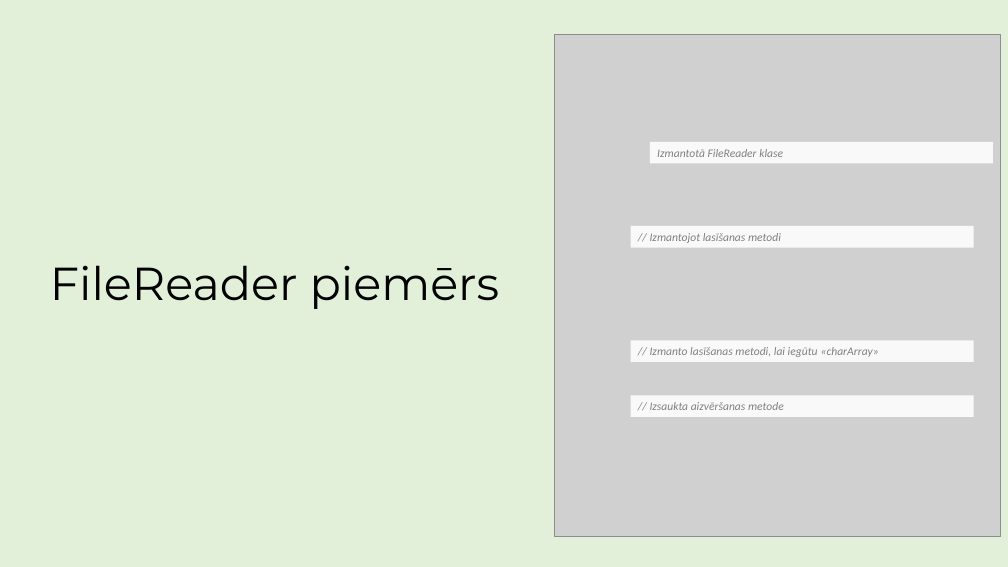
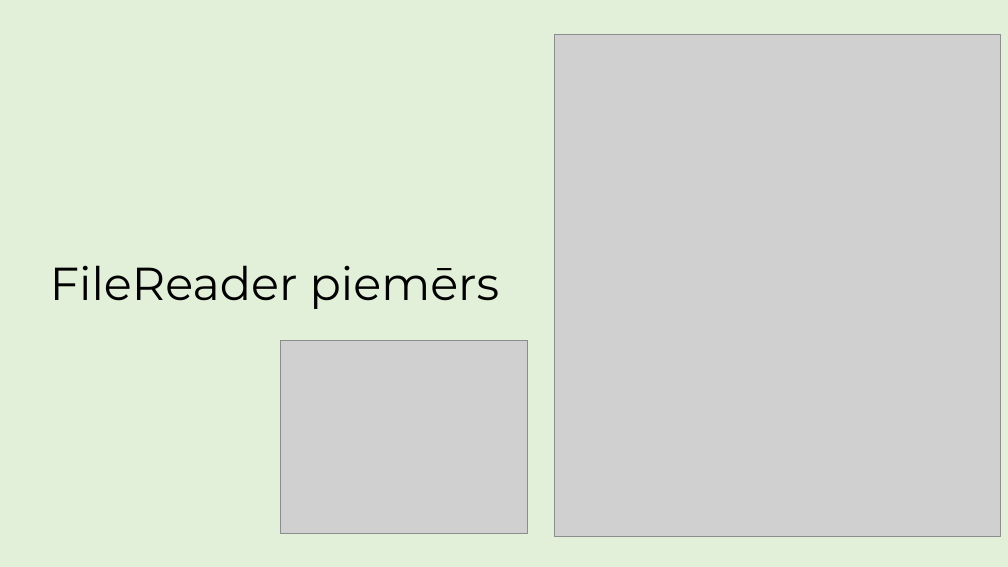
Before and after one commit to ricciss/TekstaDatnes, a slide deck: slide 14 of MacibuMaterials.pptx. Drawn at 1008x567 pixels with LibreOffice and Linux fonts; fonts in the diff are those of the drawing; grey boxes stand for pictures. Boxes give left, top, right and bottom in pixels: in the first picture for what was removed or moved away, otherwise in the second. Text is boxed around its words. In the diff, an @@ line names an element or a change of style, - is before the commit and + after.

Commit message:
Pievienota informācija par bufferedReader

```diff
--- a/MacibuMaterials.pptx
+++ b/MacibuMaterials.pptx
@@ rectangle removed at (650,142,994,164) @@
-Izmantotā FileReader klase
@@ rectangle removed at (631,226,974,248) @@
-// Izmantojot lasīšanas metodi
@@ picture added at (280,340,527,533) @@
@@ rectangle removed at (631,340,974,362) @@
-// Izmanto lasīšanas metodi, lai iegūtu «charArray»
@@ rectangle removed at (631,395,974,417) @@
-// Izsaukta aizvēršanas metode
```
Also in this commit, not shown: 7 slides added, 1 slide removed.
